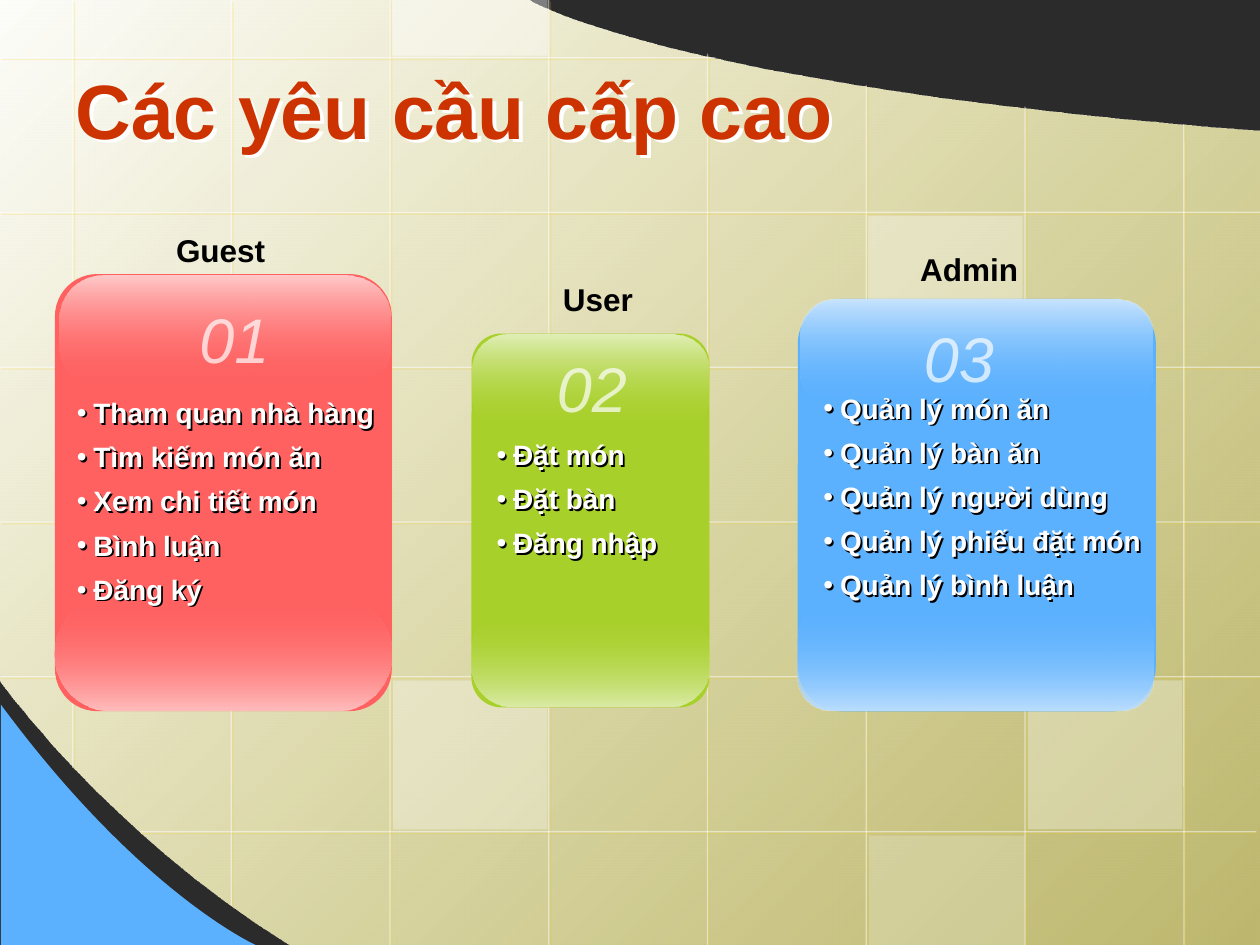
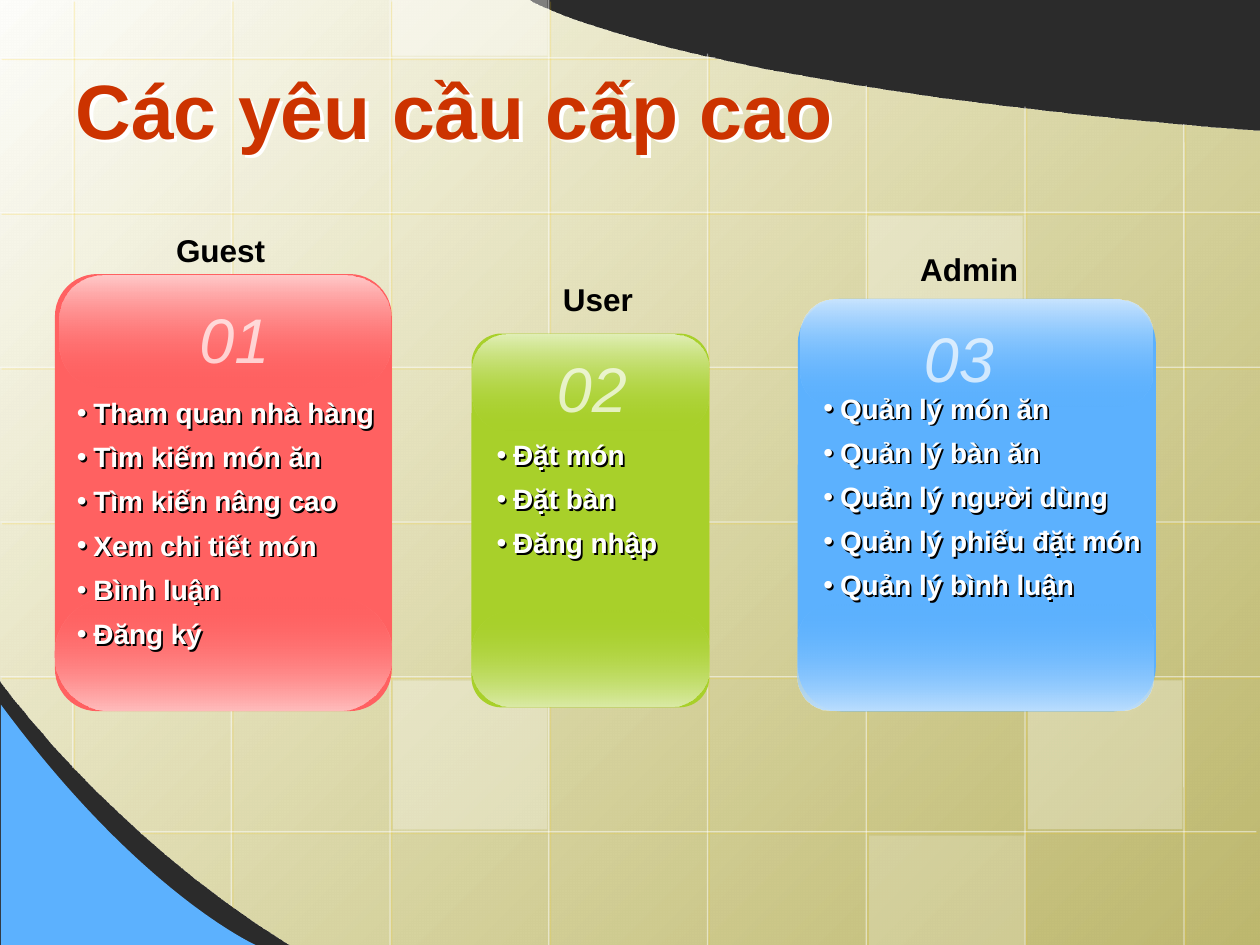
Before and after one commit to wycon/tkgd2008, a slide deck: slide 5 of PA4/4. Slide/WARM.pptx. Drawn at 1260x945 pixels with LibreOffice and Linux fonts; fonts in the diff are those of the drawing; background and template pictures are left out; a plain dark background stands for a picture behind light text. Boxes give left, top, right and bottom in pixels: in the first picture for what was removed or moved away, otherwise in the second. Text is boxed around its words. In the diff, an @@ line names an element or a change of style, - is before the commit and + after.

```diff
--- a/PA4/4. Slide/WARM.pptx
+++ b/PA4/4. Slide/WARM.pptx
@@ text at bbox=[93, 490, 337, 517]: paragraph added @@
+• Tìm kiến nâng cao
```
Also in this commit, not shown: 3 other slides changed, 1 slide added, 2 slides removed, 11 other files.
